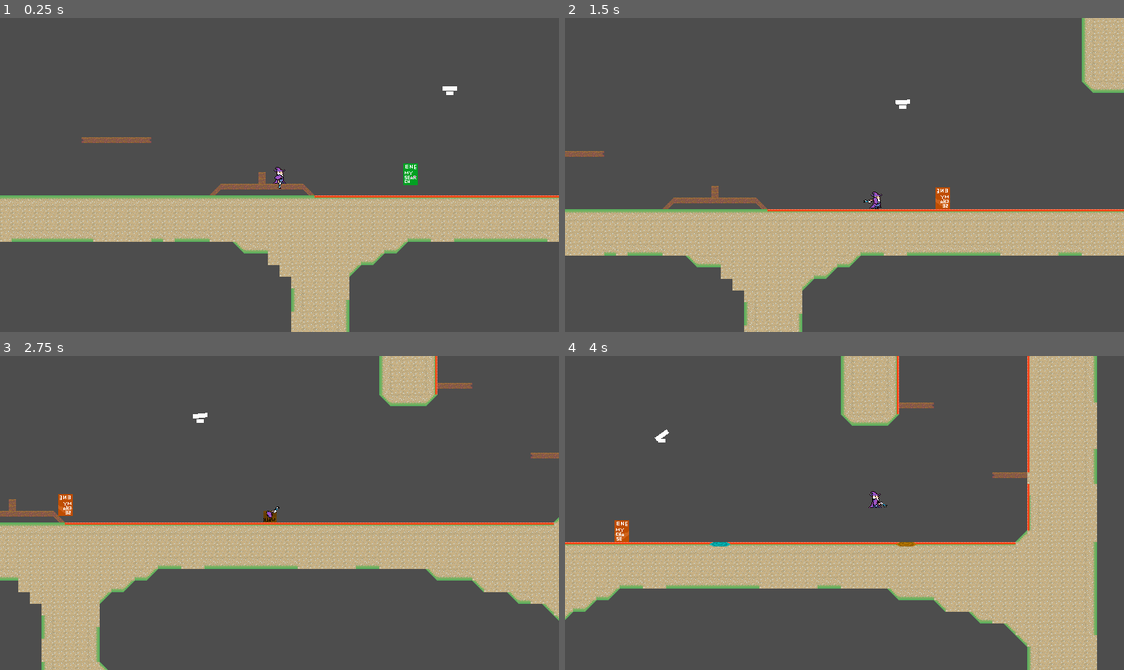
Above: before the commit, frames 1-4 (two rows, left to right).
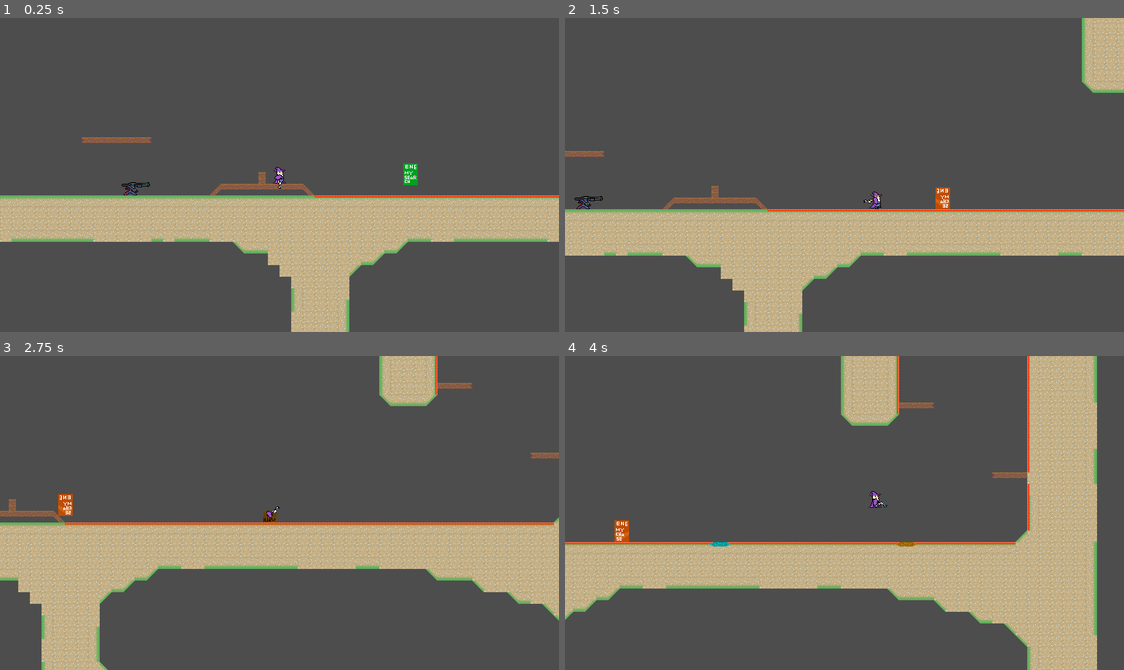
Above: after the commit, the same moments.

Repository: haruo-gabriel/portal2d
Game: Godot game, scene res://levels/test.tscn
Same seed, same stepped clock (60 frames per second), same inputs: the game is played once before the commit and once after it.
Inputs (mouse positions are in pixels of both pictures, inside the frame that each line leads up to):
- Up to frame 1 (0.25 s): no input
- Up to frame 2 (1.5 s): move the mouse to (967, 159) at 0.52 s; hold D (move_right) from 0.53 s (still down); click (967, 159) at 0.6 s; tap Space (jump) at 0.77 s; right-click (967, 159) at 0.8 s; move the mouse to (732, 190) at 1.27 s; right-click (732, 190) at 1.35 s
- Up to frame 3 (2.75 s): tap Space (jump) at 1.52 s; click (167, 528) at 1.55 s; move the mouse to (335, 443) at 2.02 s; release D (move_right) at 2.03 s; hold A (move_left) from 2.03 s (still down); hold Shift (crouch) from 2.03 s (still down); right-click (335, 443) at 2.3 s
- Up to frame 4 (4 s): move the mouse to (816, 575) at 2.77 s; release A (move_left) at 2.78 s; release Shift (crouch) at 2.78 s; hold D (move_right) from 2.78 s (still down); click (816, 575) at 2.85 s; tap Space (jump) at 3.02, 3.77 s; move the mouse to (1012, 560) at 3.52 s; right-click (1012, 560) at 3.6 s

The runs differ from the first frame. In frame 1, 0.1% of the frame differs, in the area x 21-82%, y 21-57%; in frame 2, 0.1%; in frame 3, less than 0.1%; in frame 4, less than 0.1%.

Commit message:
Adding turret sprite

Diff:
--- /dev/null
+++ b/godot project/characters/turret/head_sprite.gd
@@ -0,0 +1,5 @@
+
+extends Sprite2D
+
+func _process(delta):
+	pass
--- a/godot project/characters/turret/scripts/states/active.gd
+++ b/godot project/characters/turret/scripts/states/active.gd
@@ -35,5 +35,5 @@
 		turret.angle = get_new_angle(angle)
 
 	if abs(fmod(turret.angle - angle, TAU)) < .1:
-		for i in range(1):
+		for i in range(turret.fire_count):
 			turret.shoot(target.global_position + Vector2(0, -10))
--- a/godot project/characters/turret/scripts/turret.gd
+++ b/godot project/characters/turret/scripts/turret.gd
@@ -20,11 +20,15 @@
 @export var rotation_speed: float = .01
 @export var open_cooldown: int = 60
 
-
+@export var laser_mass: float = 1
+@export var fire_count: int = 1
 
 var LASER_SCENE: Resource = preload("res://characters/laser/laser.tscn")
 
 var angle: float = 0.0
+
+func fmod2(x: float, y: float) -> float:
+	return x - floor(x / y) * y
 
 func can_see(target: Vector2) -> bool:
 
@@ -47,7 +51,7 @@
 	laser.velocity = laser.velocity.rotated((randf() * 2 - 1) / 30)
 	laser.velocity *= .6 + randf() * .8
 
-	laser.mass = 1
+	laser.mass = laser_mass
 
 	get_parent().add_child(laser)
 
@@ -61,8 +65,16 @@
 
 func _process(delta: float) -> void:
 
+	var angle2 = min(fmod2(angle, TAU), TAU - fmod2(angle, TAU))
+	var condition: bool = fmod(angle2, PI) > PI / 2
+
 	head_sprite.rotation = angle
 	head_shape.rotation = angle
+
+	head_sprite.flip_h = condition
+
+	if condition:
+		head_sprite.rotate(PI)
 
 func _on_detection_area_body_entered(body: Node2D) -> void:
 
--- a/godot project/characters/turret/turret.tscn
+++ b/godot project/characters/turret/turret.tscn
@@ -1,15 +1,16 @@
-[gd_scene load_steps=10 format=3 uid="uid://b7pirrmmj56br"]
+[gd_scene load_steps=11 format=3 uid="uid://b7pirrmmj56br"]
 
 [ext_resource type="Script" path="res://characters/turret/scripts/turret.gd" id="1_4rcoj"]
 [ext_resource type="Texture2D" uid="uid://bsrnk5t2hppc1" path="res://characters/turret/head.png" id="1_yvtyw"]
 [ext_resource type="Texture2D" uid="uid://b4l3rbx8qc8ov" path="res://characters/turret/base.png" id="2_pk15q"]
+[ext_resource type="Script" path="res://characters/turret/head_sprite.gd" id="3_hptu3"]
 [ext_resource type="Script" path="res://characters/turret/scripts/state_machine.gd" id="4_ct1qn"]
 [ext_resource type="AudioStream" uid="uid://dwmn3g0asvjul" path="res://characters/laser/sfx/laser_shot.wav" id="4_uk6uj"]
 [ext_resource type="Script" path="res://characters/turret/scripts/states/idle.gd" id="5_15jw2"]
 [ext_resource type="Script" path="res://characters/turret/scripts/states/active.gd" id="6_rcg6g"]
 
 [sub_resource type="RectangleShape2D" id="RectangleShape2D_1xwa7"]
-size = Vector2(20, 6)
+size = Vector2(20, 4)
 
 [sub_resource type="CircleShape2D" id="CircleShape2D_mt1l5"]
 radius = 59.5
@@ -18,18 +19,21 @@
 script = ExtResource("1_4rcoj")
 
 [node name="HeadSprite" type="Sprite2D" parent="."]
-position = Vector2(0, -7)
+position = Vector2(2.08165e-12, -12)
 texture = ExtResource("1_yvtyw")
+script = ExtResource("3_hptu3")
 
 [node name="HeadShape" type="CollisionShape2D" parent="."]
 position = Vector2(0, -7)
 shape = SubResource("RectangleShape2D_1xwa7")
 
 [node name="Base" type="Sprite2D" parent="."]
+z_index = -1
+position = Vector2(2.08165e-12, -4)
 texture = ExtResource("2_pk15q")
 
 [node name="RayCast2D" type="RayCast2D" parent="."]
-position = Vector2(0, -7)
+position = Vector2(2.08165e-12, -13)
 target_position = Vector2(2.08165e-12, -30)
 
 [node name="LaserShotSFX" type="AudioStreamPlayer" parent="."]
@@ -37,9 +41,11 @@
 bus = &"SFX"
 
 [node name="DetectionArea" type="Area2D" parent="."]
+input_pickable = false
+metadata/_edit_group_ = true
 
 [node name="CollisionShape2D" type="CollisionShape2D" parent="DetectionArea"]
-position = Vector2(0, -7)
+position = Vector2(2, -7)
 shape = SubResource("CircleShape2D_mt1l5")
 
 [node name="StateMachine" type="Node" parent="." node_paths=PackedStringArray("initial_state", "entity")]
--- a/godot project/levels/level_2/level_scene.tscn
+++ b/godot project/levels/level_2/level_scene.tscn
@@ -37,6 +37,7 @@
 [node name="Turret1" parent="." instance=ExtResource("3_2m1ke")]
 position = Vector2(1168, 0)
 rest_angle = 3.142
+open_cooldown = 0
 
 [node name="Turret2" parent="." instance=ExtResource("3_2m1ke")]
 position = Vector2(1168, -352)
--- a/godot project/levels/test.tscn
+++ b/godot project/levels/test.tscn
@@ -21,15 +21,17 @@
 layer_1/name = "Portal"
 layer_1/tile_data = PackedInt32Array(-2162534, 196608, 1073741827, -2228070, 196608, 1073741827, -2293606, 196608, 1073 …(8189 unchanged characters)…
 
-[node name="Player" parent="." groups=["MovingEnemyTarget"] instance=ExtResource("2_qkb2h")]
+[node name="Player" parent="." instance=ExtResource("2_qkb2h")]
 position = Vector2(1920, -352)
 
 [node name="Turret" parent="." instance=ExtResource("3_5hl13")]
-position = Vector2(2154, -476)
-rest_angle = 3.1
-minimum_angle = -3.0
+position = Vector2(1715, -336)
+minimum_angle = 6.28
 radius = 150.0
-rotation_speed = 0.02
+rotation_speed = 0.05
+open_cooldown = 0
+laser_mass = 2.0
+fire_count = 2
 
 [node name="MovingEnemy" parent="." instance=ExtResource("4_wb3jp")]
 position = Vector2(2084, -384)
Binary file changed: godot project/characters/turret/base.png
Binary file changed: godot project/characters/turret/head.png
Not shown: 1 places in godot project/levels/level_2/level_scene.tscn that only renumber resources
Not shown, added: godot project/characters/turret/base.png~
Not shown, added: godot project/characters/turret/head.png-autosave.kra
Not shown, added: godot project/characters/turret/head.png~
